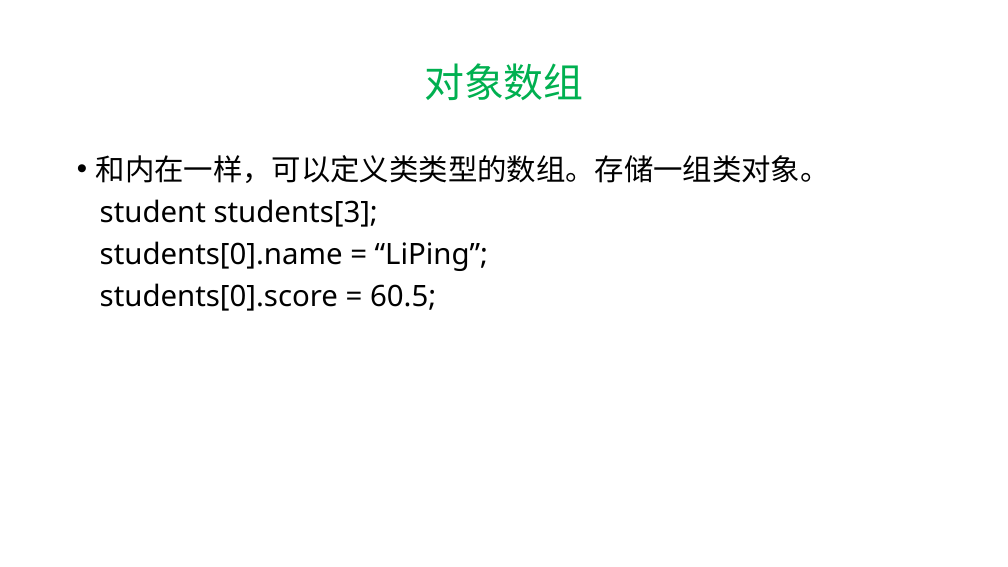
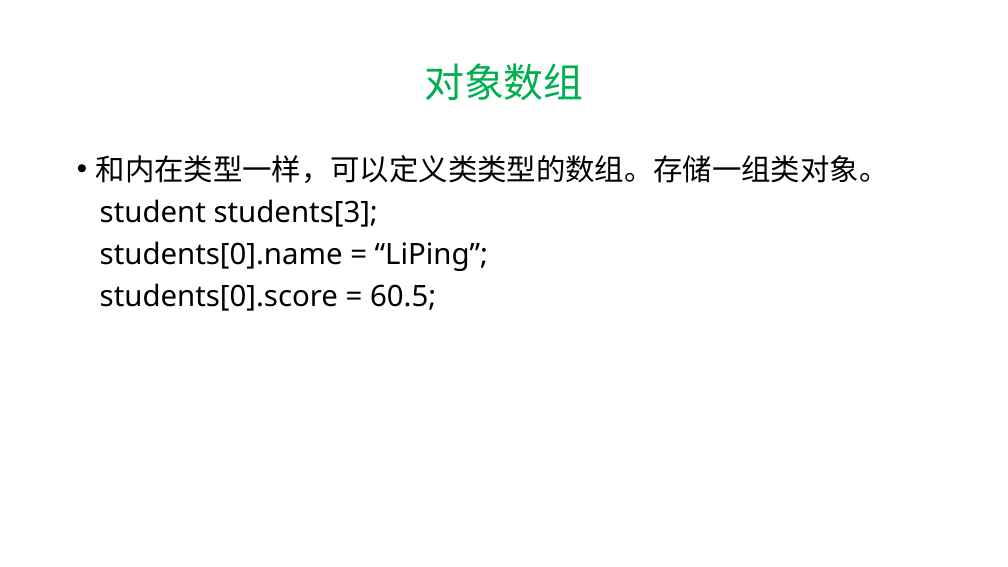
Before and after one commit to hwdong-net/cplusplus17, a slide deck: slide 15 of ppt/第7章 类和对象.pptx. Drawn at 1008x567 pixels with LibreOffice and Linux fonts; fonts in the diff are those of the drawing. Boxes give left, top, right and bottom in pixels: in the first picture for what was removed or moved away, otherwise in the second. Text is boxed around its words. In the diff, an @@ line names an element or a change of style, - is before the commit and + after.

```diff
--- a/ppt/第7章 类和对象.pptx
+++ b/ppt/第7章 类和对象.pptx
@@ text at <box>96,155,889,183</box>: text changed @@
-• 和内在一样，可以定义类类型的数组。存储一组类对象。
+• 和内在类型一样，可以定义类类型的数组。存储一组类对象。
```
Also in this commit, not shown: 10 other slides changed, 4 slides added, 15 slides removed.
